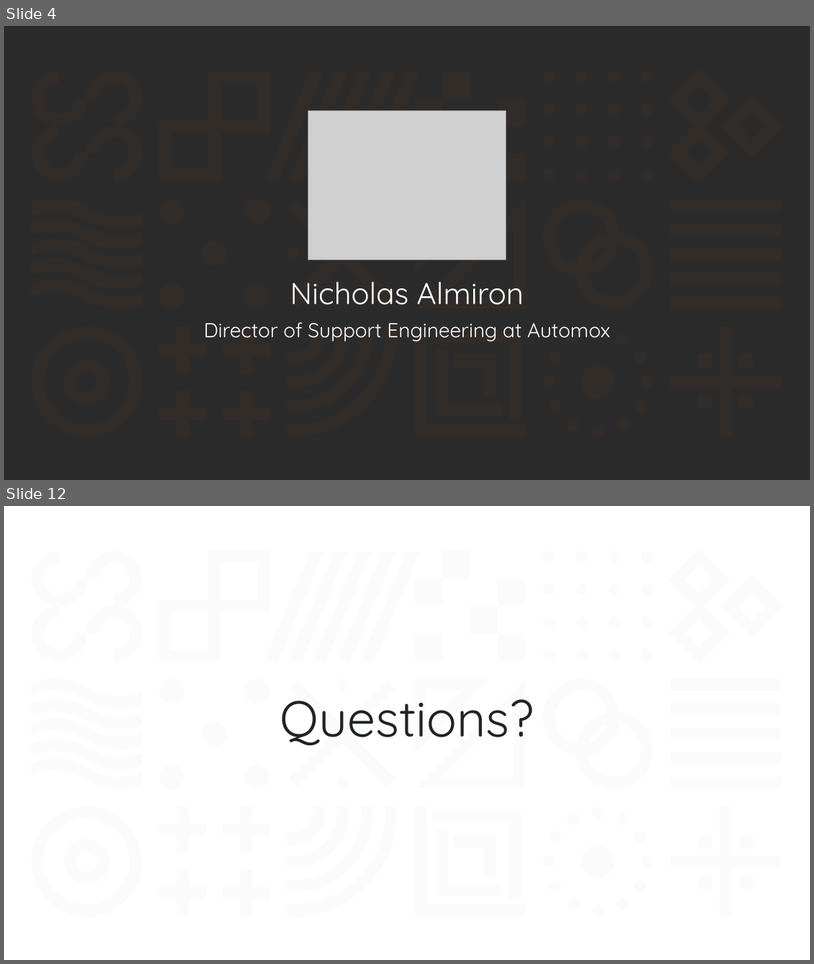
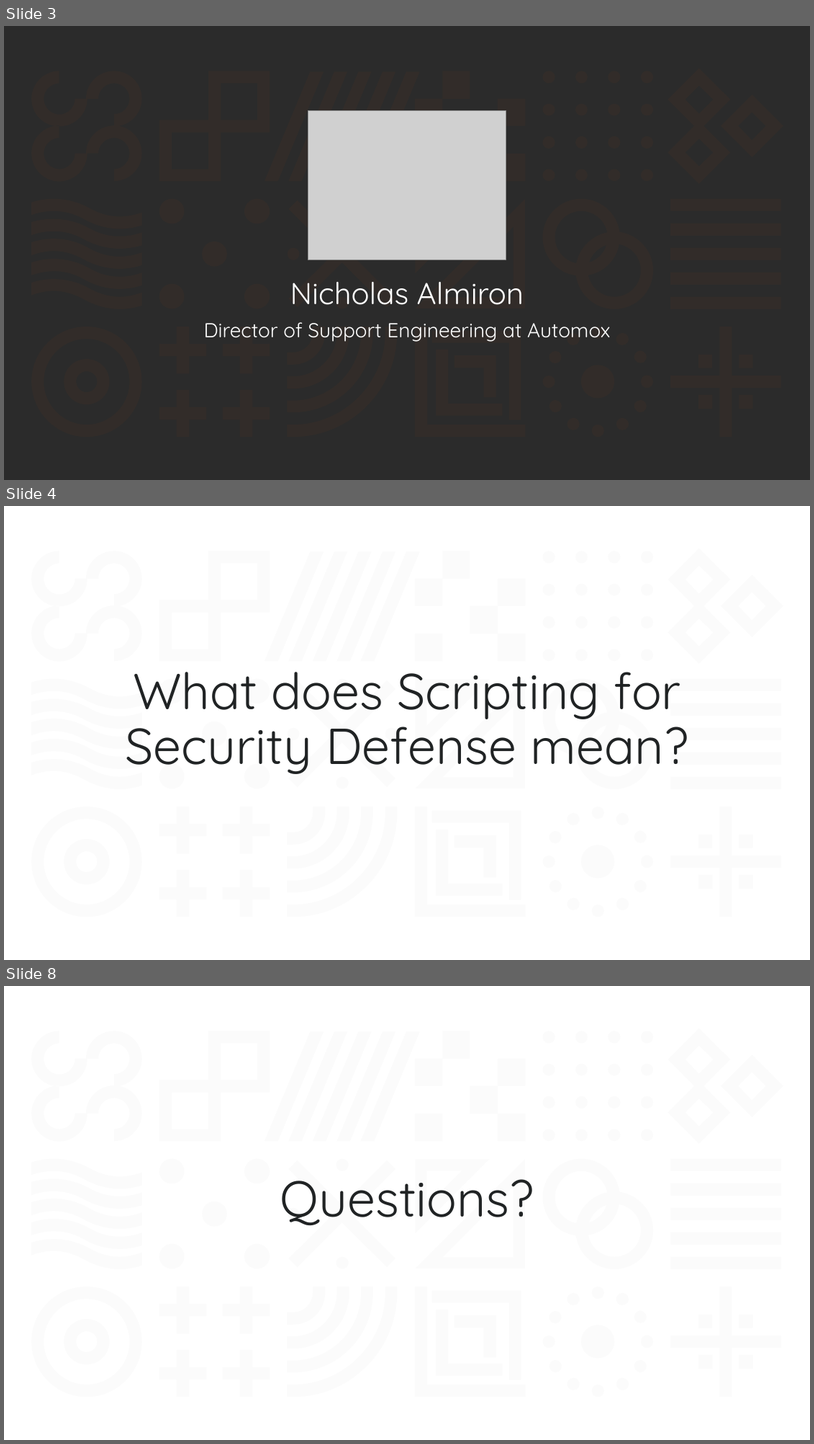
Before and after one commit to nalmiron/Spiceworld2019, a slide deck: SecurityDefense/SpiceWorld2019_PowerShell Scripting for Security Defense.pptx. Shown one above the other, each under a label of ours: slides 4 and 12 before the commit, slides 3, 4 and 8 after it; the slides between them are not shown. The pictures are 814x964 and 814x1444 pixels, drawn with LibreOffice and Linux fonts; fonts in the diff are those of the drawing; grey boxes stand for pictures; background and template pictures are left out; a plain dark background stands for a picture behind light text. Boxes give left, top, right and bottom in pixels: in the first picture for what was removed or moved away, otherwise in the second. Text is boxed around its words. In the diff, an @@ line names an element or a change of style, - is before the commit and + after.

Commit message:
Finished presentation for Security Defense + minor tweaks

```diff
--- a/SecurityDefense/SpiceWorld2019_PowerShell Scripting for Security Defense.pptx
+++ b/SecurityDefense/SpiceWorld2019_PowerShell Scripting for Security Defense.pptx
@@ slide 4 added at (4,506,810,960), background picture (left out); not listed: 18 template elements that a slide beside it also shows @@
@@ title added at (125,672,689,774), 60 pt, text #202324 @@
+What does Scripting for Security Defense mean?
@@ what was slide 4 is now slide 3 @@
@@ what was slide 12 is now slide 8 @@
```
Also in this commit, not shown: 3 other slides added, 8 slides removed, 2 other files.
